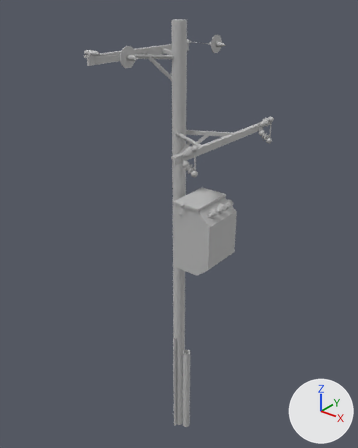
The FBX model Working/PRP/Pylon.fbx as it was, and as the next commit left it.
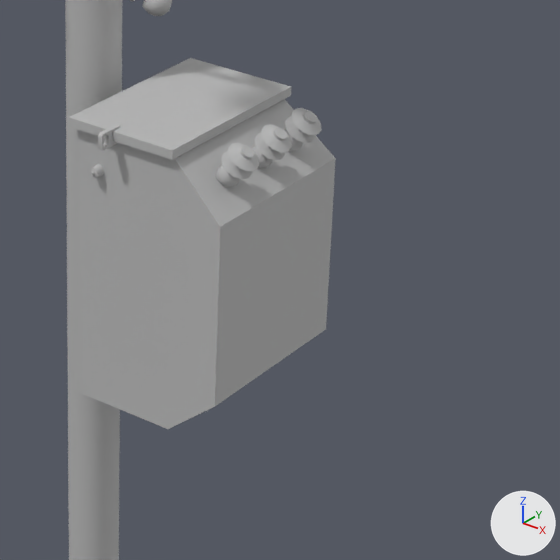
The first picture shows the older version from a camera (50 mm lens) standing at (7.59, -9.5, 13.23) and looking at (-0.79, 0.98, 6.74). The close-ups show the older and then the newer version on the part from 44% to 81% of the width and 39% to 69% of the height of that picture. Only the edits that show in the close-ups are written down. The lights are fixed; the arrows at lower right show +X, +Y and +Z. Where no turn or scale is listed for an object, it has been applied to the vertices.

The scene before the commit, as lines of its bpy script (objects in view):
```python
me_mesh_001 = bpy.data.meshes.new('Mesh.001')
me_mesh_001.from_pydata(...)  # 96 vertices, 92 faces; spans x -0.88..0.47, y -0.62..0.62, z 0.0..1.92
me_mesh_001.materials.append(mat_material__50)  # grey #bbbbbb
me_mesh_008 = bpy.data.meshes.new('Mesh.008')
me_mesh_008.from_pydata(...)  # 402 vertices, 738 faces; spans x -0.117..0.143, y -0.436..0.437, z -0.148..0.135
me_mesh_008.materials.append(mat_material__50)  # grey #bbbbbb
me_mesh_010 = bpy.data.meshes.new('Mesh.010')
me_mesh_010.from_pydata(...)  # 58 vertices, 58 faces; spans x -0.025..0.006, y -0.152..0.024, z 0.011..0.119
me_mesh_010.materials.append(mat_material__50)  # grey #bbbbbb
ob_box002 = bpy.data.objects.new('Box002', me_mesh_010)
ob_box002.location = (0.628, -0.566, 8.189)
ob_cylinder005 = bpy.data.objects.new('Cylinder005', me_mesh_008)
ob_cylinder005.location = (1.32, 0.0, 8.171)
ob_large_box = bpy.data.objects.new('Large_Box', me_mesh_001)
ob_large_box.location = (0.949, 0.0, 6.376)
# also in view: 'Pole' at (0.0, 0.0, 6.24)
```
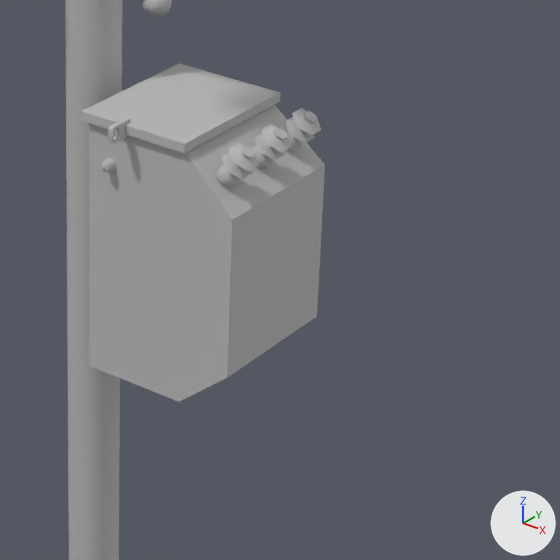
Edits to the bpy script that builds the scene:
```text
Change me_mesh_001:
    used by ob_large_box; location = (0.949, 0.0, 6.376)
    remove me_mesh_001.from_pydata(...)  # 96 vertices, 92 faces; spans x -0.88..0.47, y -0.62..0.62, z 0.0..1.92
    add me_mesh_001.from_pydata(...)  # 96 vertices, 92 faces; spans x -0.88..0.47, y -0.5..0.5, z 0.14..1.92
    me_mesh_001 part 1: 66 of 96 vertices moved; they spanned x -0.88..0.47, y -0.62..0.62, z 0.0..1.92 and now span x -0.88..0.47, y -0.5..0.5, z 0.14..1.92; mean shift (0.0, 0.0, 0.08); largest move (0.47, -0.61, 0.33) -> (0.47, -0.49, 0.47)
Change ob_box002:
    ob_box002.location: (0.628, -0.566, 8.189) -> (0.628, -0.467, 8.199)
```

Changed parts and their boxes [x1, y1, x2, y2] in the close-ups (560 x 560 px):
'Large_Box', reshaped (9% narrower, 9% shorter): before [69, 58, 336, 429]; after [81, 63, 325, 402]
'Box002', moved: before [98, 124, 120, 150]; after [108, 118, 131, 144]
